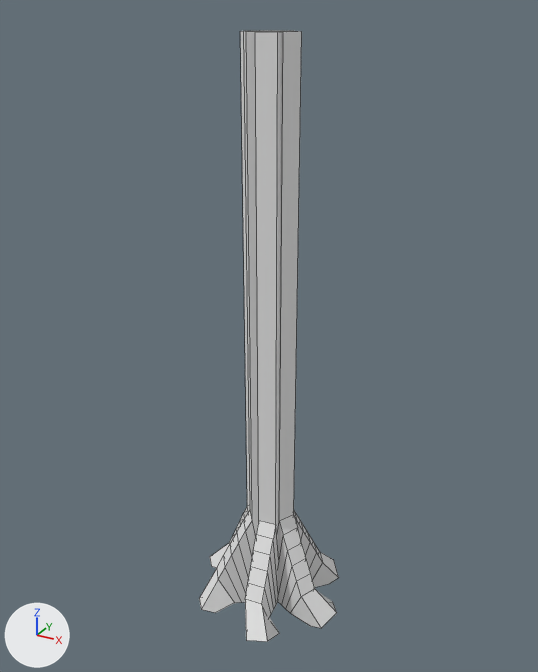
The FBX model Assets/1. Art/3D Assets/Trees Final/Igapó/IG_Tree 07.fbx: old version first, new version second.
Camera for both pictures: a 50 mm camera at (17.2, -31.5, 32.3) aimed at (-0.3, 0.3, 16.4). Arrows for +X, +Y and +Z are at lower left; the lights stay in place. Mesh edges are drawn as thin lines. Where no turn or scale is listed for an object, it has been applied to the vertices.

The scene before the commit, as lines of its bpy script (objects in view):
```python
me_plane_196 = bpy.data.meshes.new('Plane.196')
me_plane_196.from_pydata(...)  # 192 vertices, 138 faces; spans x -4.6..4.6, y -4.3..4.3, z -0.5..31.4
ob_ig_tree_07 = bpy.data.objects.new('IG_Tree 07', me_plane_196)
ob_ig_tree_07.location = (0.0, 0.0, 0.0)
```
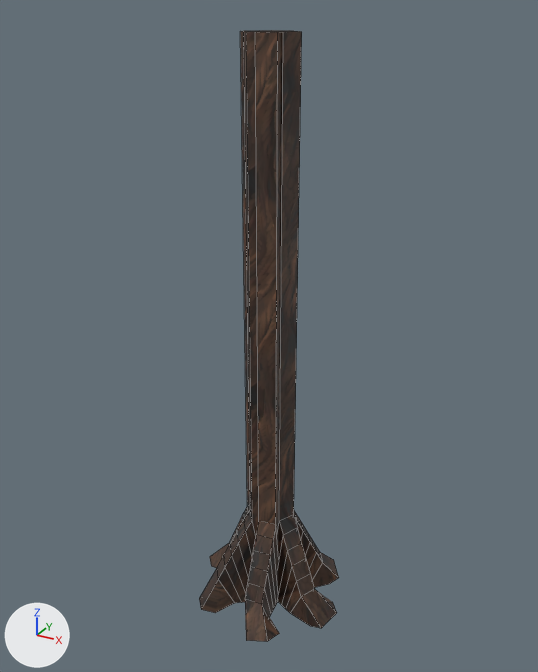
The newer file is also turned or shifted as a whole; pictures and numbers use the older file's frame.

Boxes (x1, y1, x2, y2) around the edits, measured in the pictures (538 x 672 px):
'IG_Tree 07', recoloured
    both: (199, 30, 339, 642)

Edits to the bpy script that builds the scene:
```text
Add img_madeira_1_png:
    img_madeira_1_png = load_image('madeira_1.png', '../../../2d art/textures/vtexturas/madeira 1.png', 2048, 2048, 'sRGB')
Add mat_material_020:
    mat_material_020 = principled_material('Material.020')
    mat_material_020.texture = img_madeira_1_png
Change me_plane_196:
    where me_plane_196.from_pydata(...)  # 192 vertices, 138 faces; spans x -4.6..4.6, y -4.3..4.3, z -0.5..31.4
    add me_plane_196.materials.append(mat_material_020)  # picture img_madeira_1_png
```
